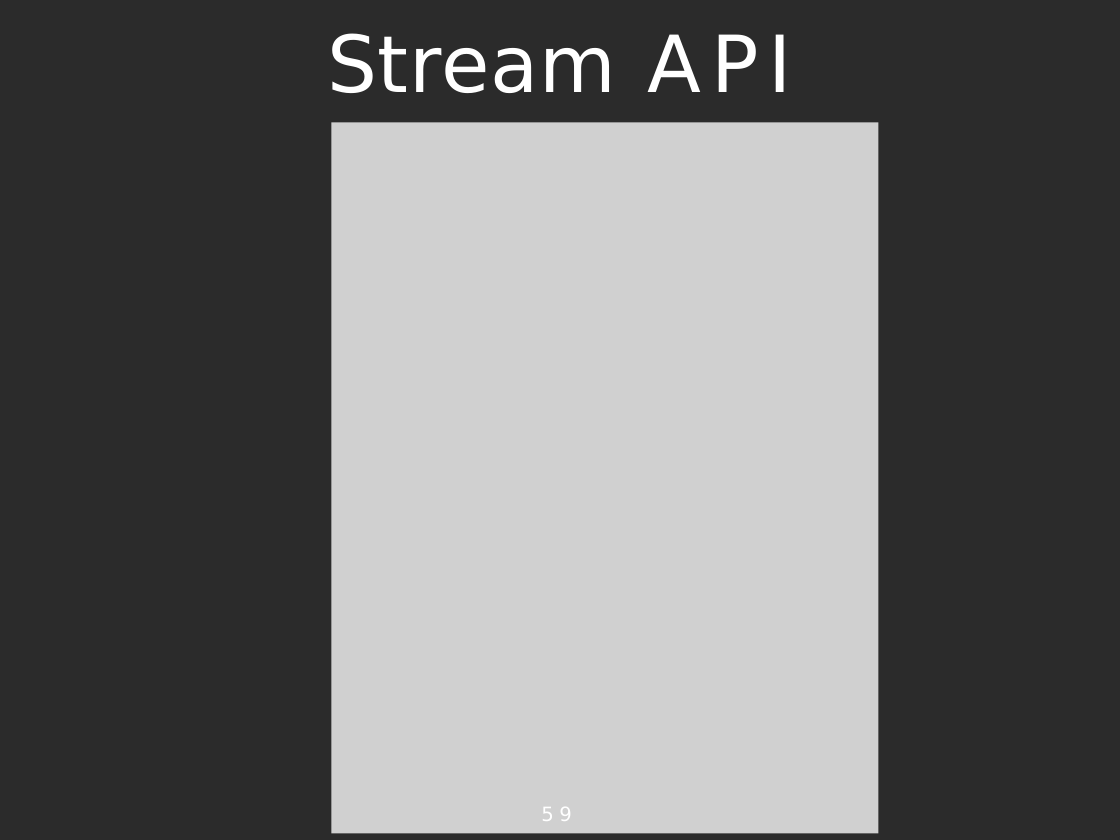
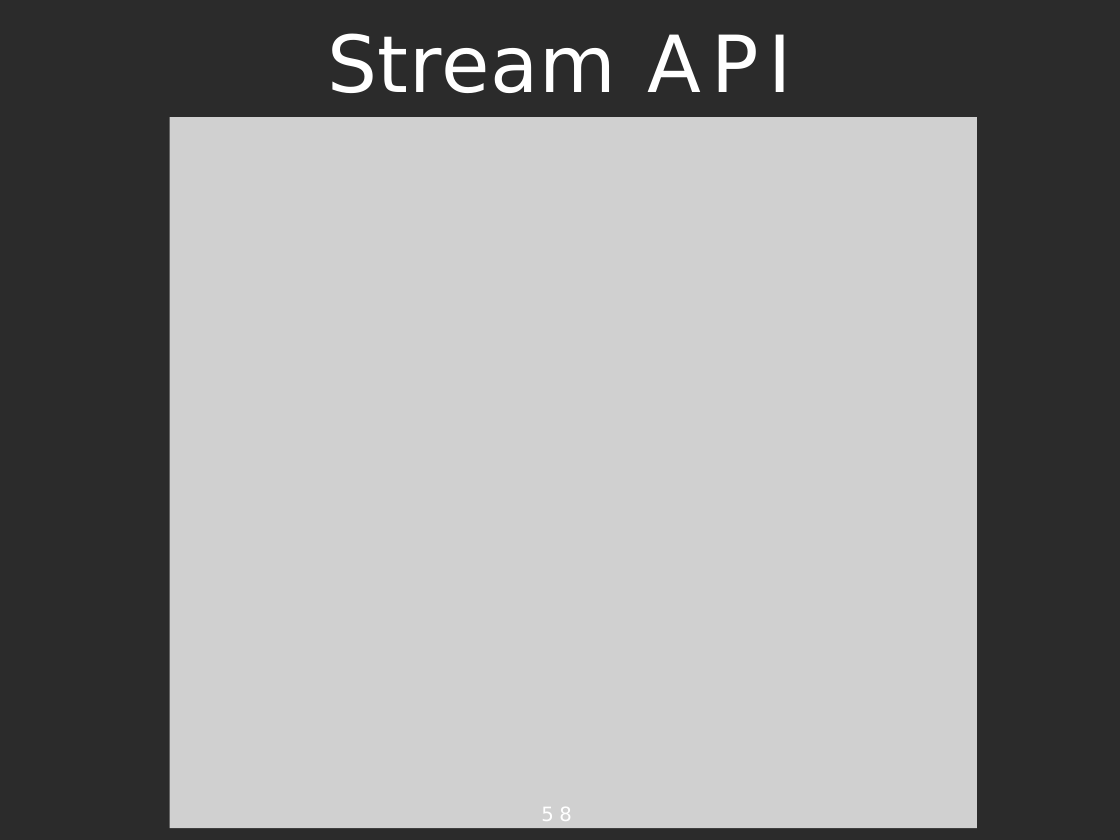
Before and after one commit to vilasvarghese/JavaFullStack, a slide deck: slide 58 of java8/java8-examples/Project1/java8-slides.pptx (slide 59 before the commit). Drawn at 1120x840 pixels with LibreOffice and Linux fonts; fonts in the diff are those of the drawing; grey boxes stand for pictures; background and template pictures are left out; a plain dark background stands for a picture behind light text. Boxes give left, top, right and bottom in pixels: in the first picture for what was removed or moved away, otherwise in the second. Text is boxed around its words. In the diff, an @@ line names an element or a change of style, - is before the commit and + after.

```diff
--- a/java8/java8-examples/Project1/java8-slides.pptx
+++ b/java8/java8-examples/Project1/java8-slides.pptx
@@ picture: place and size @@
-picture at [332,123,878,834]
+picture at [169,117,977,829]
@@ page number at [541,807,571,821]: text changed @@
-59
+58
```
Also in this commit, not shown: 3 other slides changed, 2 slides removed, 23 other files.
